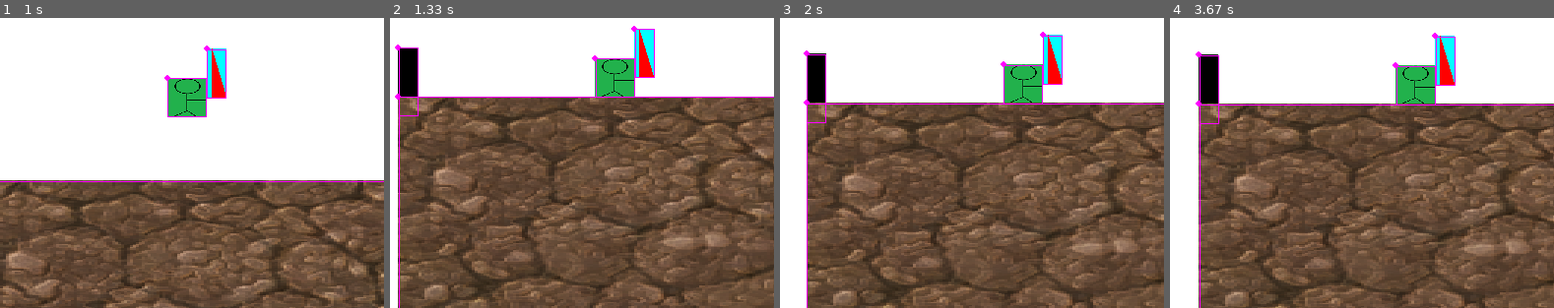
Above: before the commit, frames 1-4 (left to right).
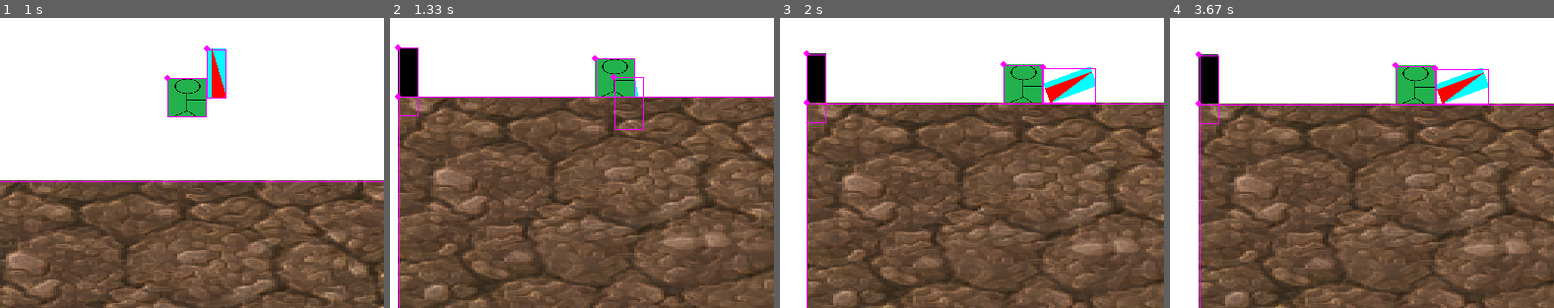
Above: after the commit, the same moments.

Repository: salfk23/2drpg_pygame
Game: pygame game, started from main.py
The game is run twice, just before and just after one commit, with the same random seed, the same clock (stepped at 60 frames per second) and the same inputs.
Inputs (mouse positions are % of the whole screen's width and height, from its top left):
- Up to frame 1 (1 s): click (49, 45) at 0.38 s; click (30, 39) at 0.72 s
- Up to frame 2 (1.33 s): click (82, 47) at 1.05 s
- Up to frame 3 (2 s): click (50, 60) at 1.88 s
- Up to frame 4 (3.67 s): click (25, 63) at 2.72 s; click (26, 41) at 3.55 s
The pictures show only the part of the screen within x 17-67%, y 38-87%; the shares and areas given below are measured in that part.

Frame 1 is identical in both runs. In frame 2, 1.1% of the frame differs, in the area x 57-69%, y 2-39%; in frame 3, 1.8%; in frame 4, 1.9%, in the area x 68-84%, y 5-30%.

Commit message:
Modified Play Keys

Diff:
--- a/game_engine/entities/characters.py
+++ b/game_engine/entities/characters.py
@@ -186,11 +186,14 @@
                 pygame.K_a: self.move_left,
                 pygame.K_w: self.move_jump,
                 pygame.K_s: self.action_hurt,
-                pygame.K_f: self.attack,
+                pygame.K_SPACE: self.attack,
             },
             pygame.KEYUP:  {
                 pygame.K_d: self.stop_right,
                 pygame.K_a: self.stop_left,
+            },
+            pygame.MOUSEBUTTONDOWN:{
+                pygame.BUTTON_LEFT: self.attack,
             }
         }
 
--- a/ui/main_menu.py
+++ b/ui/main_menu.py
@@ -121,9 +121,9 @@
         instruction_text = (
             'Press A to move left\n'
             'Press D to move right\n'
-            'Press W to jump.\n'
-            'Press S to harm left. (If stuck)\n'
-            'Press F to attack.\n'
+            'Press W to jump\n'
+            'Press S to harm self (If stuck)\n'
+            'Press SPACE or MOUSE LEFT CLICK to attack\n'
         )
         font = pygame.font.SysFont("monospace", 18)
         y_mod = 0
Not shown, changed: README.md
